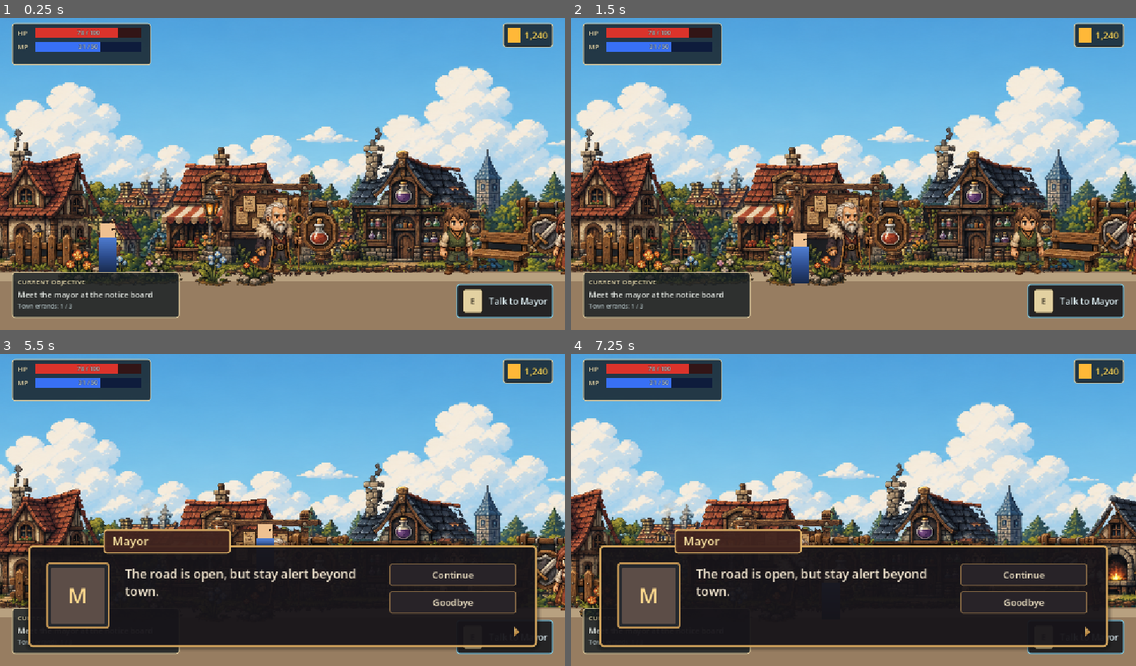
Above: before the commit, frames 1-4 (two rows, left to right).
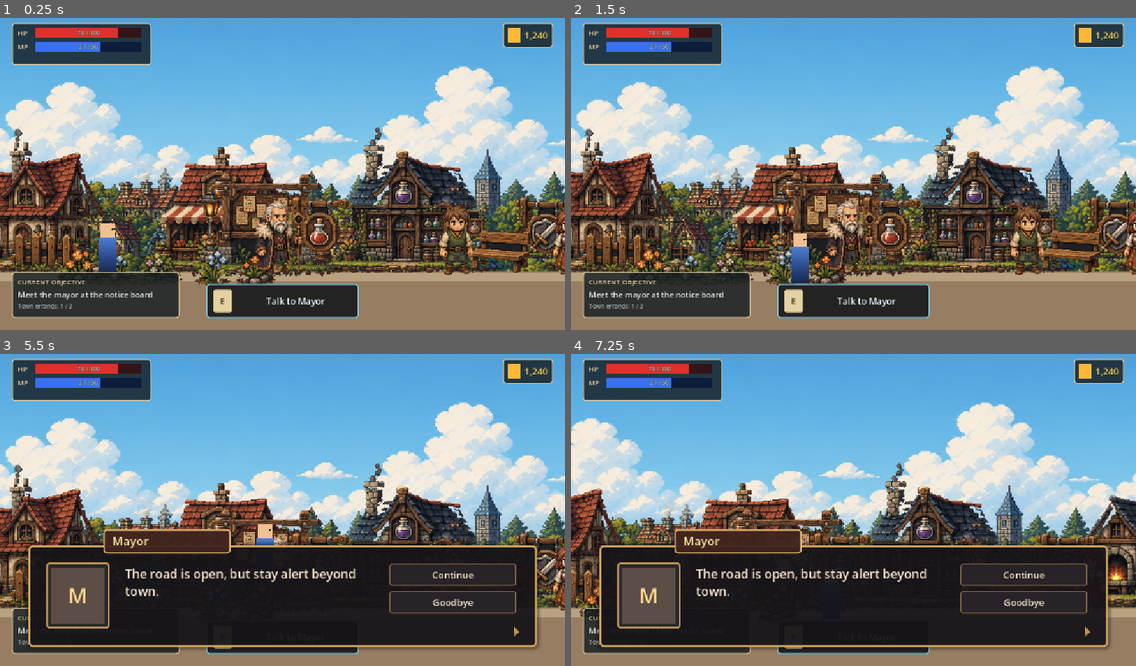
Above: after the commit, the same moments.

Repository: judadao/game_godot
Game: Godot game, scene res://scenes/game/game.tscn
Same seed, same stepped clock (60 frames per second), same inputs: the game is played once before the commit and once after it.
Inputs (mouse positions are in pixels of both pictures, inside the frame that each line leads up to):
- Up to frame 1 (0.25 s): no input
- Up to frame 2 (1.5 s): tap Enter (ui_accept) at 0.5 s; move the mouse to (977, 155) at 0.52 s; hold E (interact) 0.53-1.28 s; hold D (move_right) from 0.53 s (still down); click (977, 155) at 0.67 s; tap W (jump) at 0.77 s; move the mouse to (740, 186) at 1.27 s; click (740, 186) at 1.35 s
- Up to frame 3 (5.5 s): tap W (jump) at 1.52, 5.27 s; tap E (interact) at 1.55, 5.1 s; move the mouse to (339, 438) at 2.02 s; release D (move_right) at 2.03 s; hold A (move_left) 2.03-2.75 s; hold E (interact) 2.03-2.75 s; click "Continue" at 2.75 s; click "Continue" at 3.5 s; click "Goodbye" at 4.25 s; tap Enter (ui_accept) at 5 s; move the mouse to (254, 569) at 5.02 s; hold D (move_right) from 5.03 s (still down); click (254, 569) at 5.17 s
- Up to frame 4 (7.25 s): move the mouse to (1023, 553) at 5.77 s; hold E (interact) 5.78-6.53 s; click (1023, 553) at 5.85 s; tap W (jump) at 6.02, 6.77 s; move the mouse to (684, 460) at 6.52 s; release D (move_right) at 6.53 s; hold A (move_left) from 6.53 s (still down); tap E (interact) at 6.6 s

The runs differ from the first frame. In frame 1, 4.9% of the frame differs, in the area x 36-98%, y 85-97%; in frame 2, 4.9%; in frame 3, 1.3%; in frame 4, 1.3%.

Commit message:
fix: center interaction prompt panel

Diff:
--- a/scenes/ui/HUD.tscn
+++ b/scenes/ui/HUD.tscn
@@ -261,14 +261,13 @@
 
 [node name="InteractionPanel" type="PanelContainer" parent="." unique_id=1450196303]
 layout_mode = 1
-anchors_preset = 3
-anchor_left = 1.0
+anchor_left = 0.5
 anchor_top = 1.0
-anchor_right = 1.0
-anchor_bottom = 1.0
-offset_left = -221.0
+anchor_right = 0.5
+anchor_bottom = 1.0
+offset_left = -155.0
 offset_top = -94.0
-offset_right = -24.0
+offset_right = 155.0
 offset_bottom = -24.0
 grow_horizontal = 0
 grow_vertical = 0
@@ -279,7 +278,7 @@
 layout_mode = 2
 mouse_filter = 2
 theme_override_constants/separation = 12
-alignment = 2
+alignment = 1
 
 [node name="Keycap" type="PanelContainer" parent="InteractionPanel/PromptRow" unique_id=642903650]
 custom_minimum_size = Vector2(42, 34)
@@ -296,6 +295,7 @@
 
 [node name="PromptText" type="Label" parent="InteractionPanel/PromptRow" unique_id=1823477037]
 layout_mode = 2
+size_flags_horizontal = 3
 text = "Talk to Mayor"
 label_settings = SubResource("LabelSettings_prompt")
 horizontal_alignment = 1
--- a/tests/interaction_prompt_display_test.gd
+++ b/tests/interaction_prompt_display_test.gd
@@ -26,6 +26,7 @@
 		await process_frame
 
 	var prompt_label := game.hud.get_node_or_null("InteractionPanel/PromptRow/PromptText") as Label
+	var prompt_panel := game.hud.get_node_or_null("InteractionPanel") as PanelContainer
 	if prompt_label == null:
 		push_error("HUD prompt label is missing.")
 		failed = true
@@ -36,6 +37,15 @@
 		if prompt_label.horizontal_alignment != HORIZONTAL_ALIGNMENT_CENTER:
 			push_error("Expected interaction prompt text to be centered.")
 			failed = true
+	if prompt_panel == null:
+		push_error("HUD prompt panel is missing.")
+		failed = true
+	else:
+		var viewport_width := game.get_viewport().get_visible_rect().size.x
+		var panel_center_x := prompt_panel.global_position.x + prompt_panel.size.x * 0.5
+		if absf(panel_center_x - viewport_width * 0.5) > 2.0:
+			push_error("Expected interaction prompt panel centered at %.1f, got %.1f." % [viewport_width * 0.5, panel_center_x])
+			failed = true
 
 	game.queue_free()
 	quit(1 if failed else 0)
